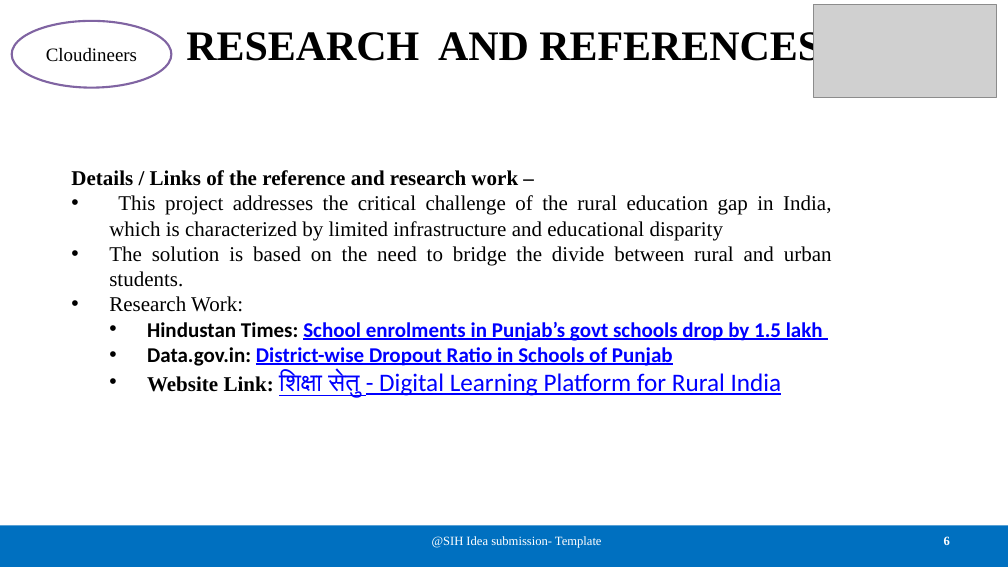
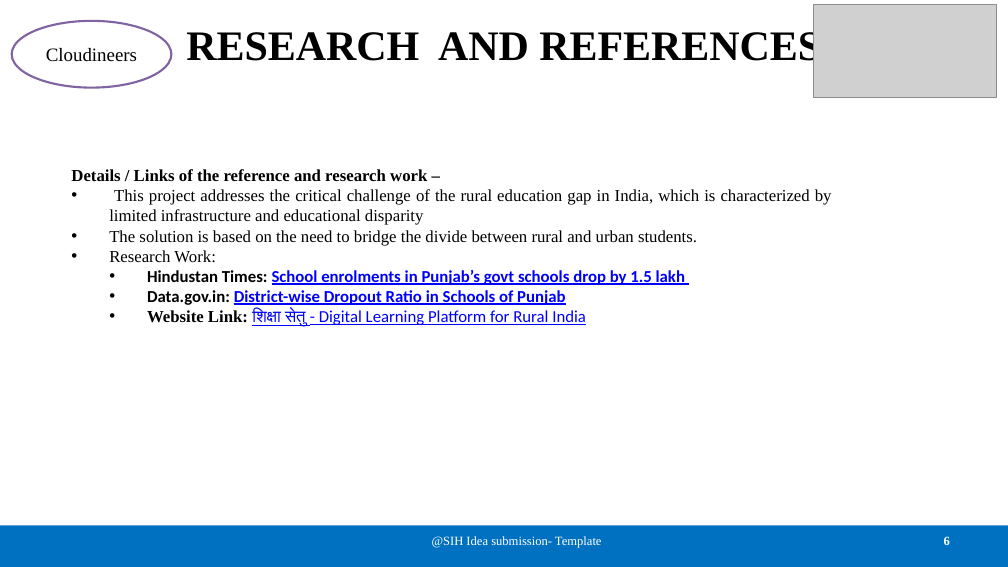
Before and after one commit to megs0703/rural-gyan-aangan, a slide deck: slide 6 of ppt/SIH2025-IDEA-Presentation-Format[1][2].pptx. Drawn at 1008x567 pixels with LibreOffice and Linux fonts; fonts in the diff are those of the drawing; grey boxes stand for pictures. Boxes give left, top, right and bottom in pixels: in the first picture for what was removed or moved away, otherwise in the second. Text is boxed around its words. In the diff, an @@ line names an element or a change of style, - is before the commit and + after.

```diff
--- a/ppt/SIH2025-IDEA-Presentation-Format[1][2].pptx
+++ b/ppt/SIH2025-IDEA-Presentation-Format[1][2].pptx
@@ text "Details / Links of the ..." at (71,169,832,327): size 20 to 16 pt in "Details / Links of the reference and ...", "This project addresses the critical challenge of ...", "The solution is based on the need ...", "Research Work:" and 3 more places; size 24 to 16 pt in "शिक्षा सेतु - Digital Learning Platform for ..." @@
```
Also in this commit, not shown: 3 other slides changed, 3 other files.
